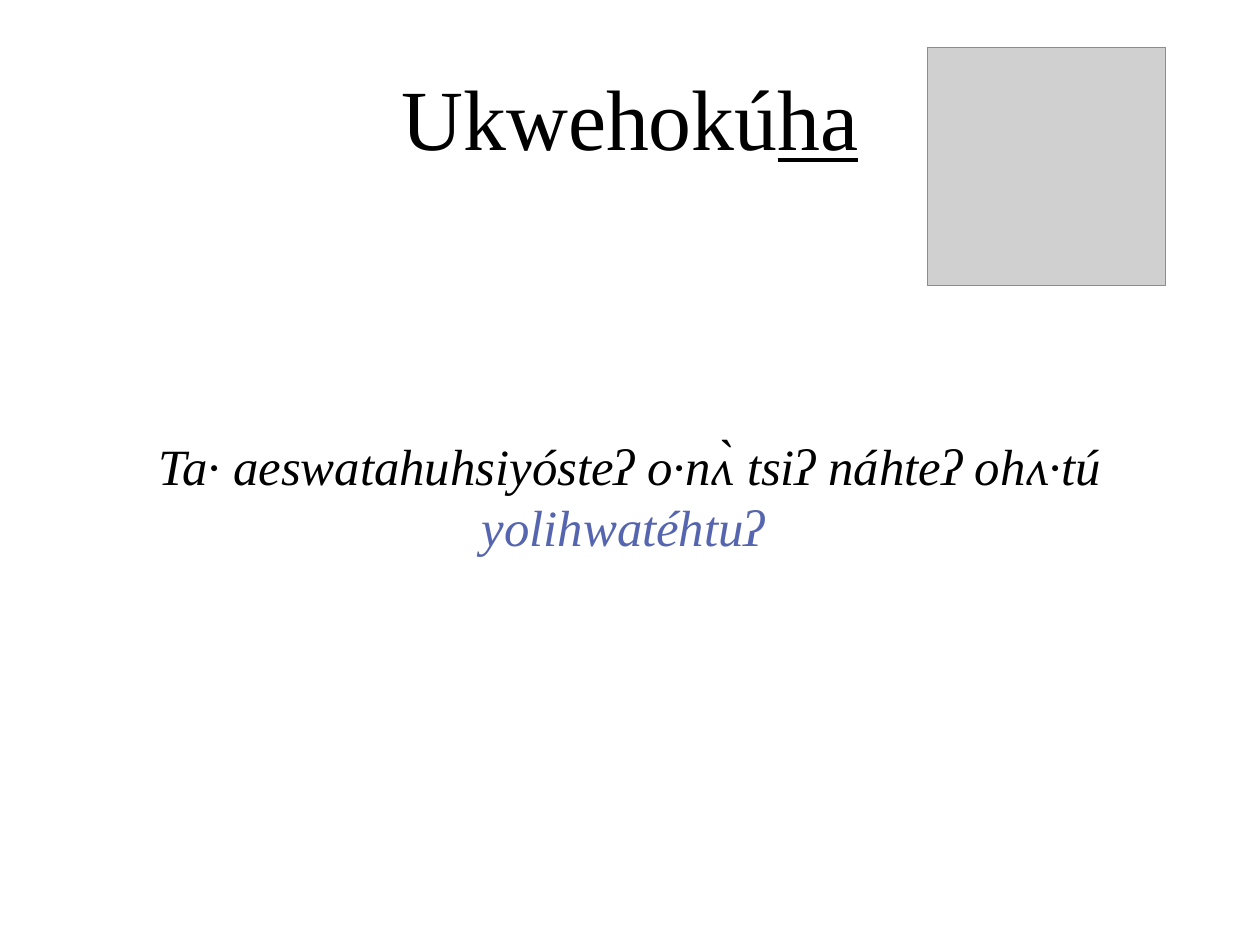
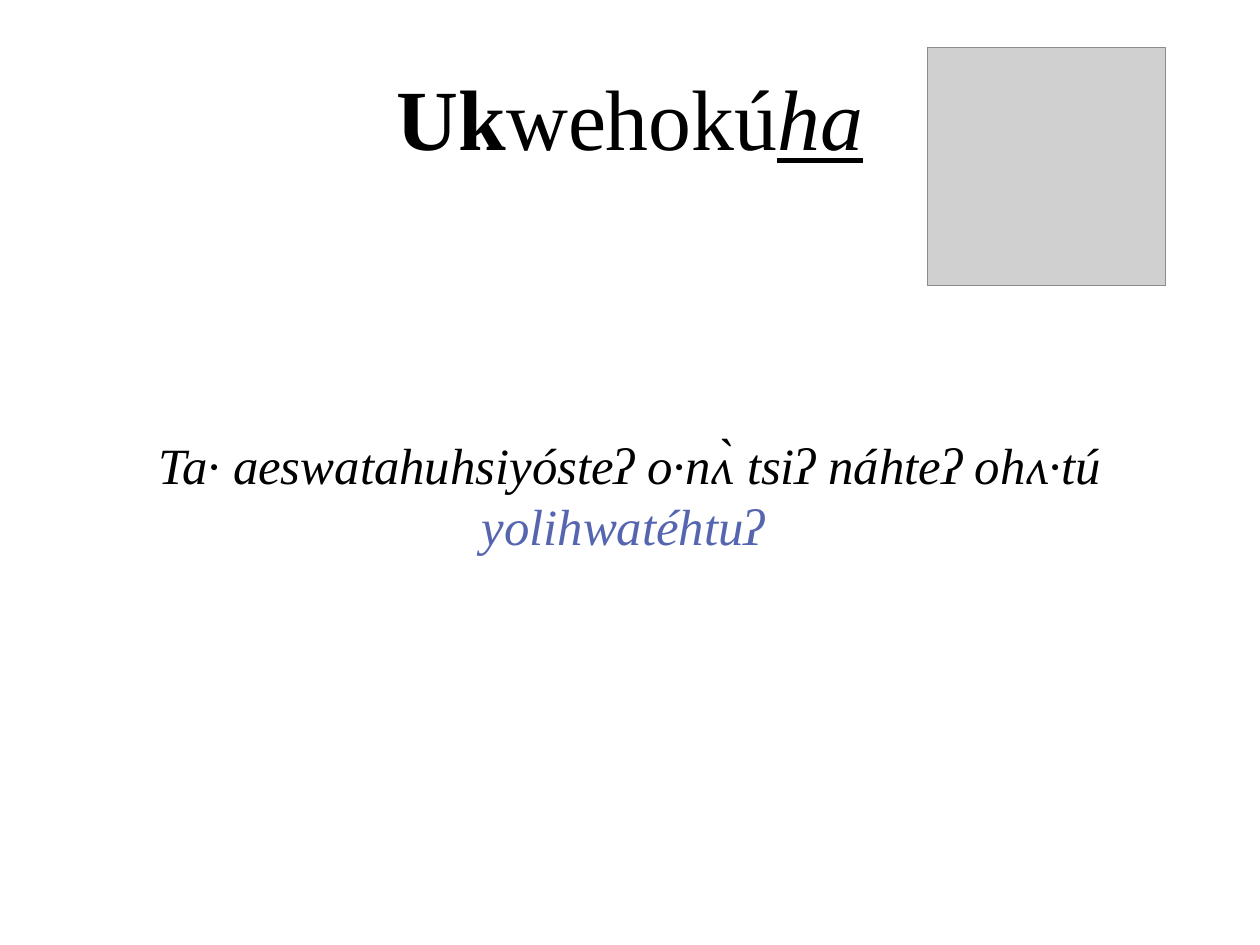
Before and after one commit to sven-oly/LanguageTools, a slide deck: slide 1 of py_convert/ONE_DATA/Oneida_slides_unicode.pptx. Drawn at 1260x945 pixels with LibreOffice and Linux fonts; fonts in the diff are those of the drawing; grey boxes stand for pictures. Boxes give left, top, right and bottom in pixels: in the first picture for what was removed or moved away, otherwise in the second. Text is boxed around its words. In the diff, an @@ line names an element or a change of style, - is before the commit and + after.

```diff
--- a/py_convert/ONE_DATA/Oneida_slides_unicode.pptx
+++ b/py_convert/ONE_DATA/Oneida_slides_unicode.pptx
@@ text "Ukwehokúha" at bbox=[397, 90, 864, 163]: bold on, italic on in "Ukwehokúha" @@
```
Also in this commit, not shown: 13 other files.
